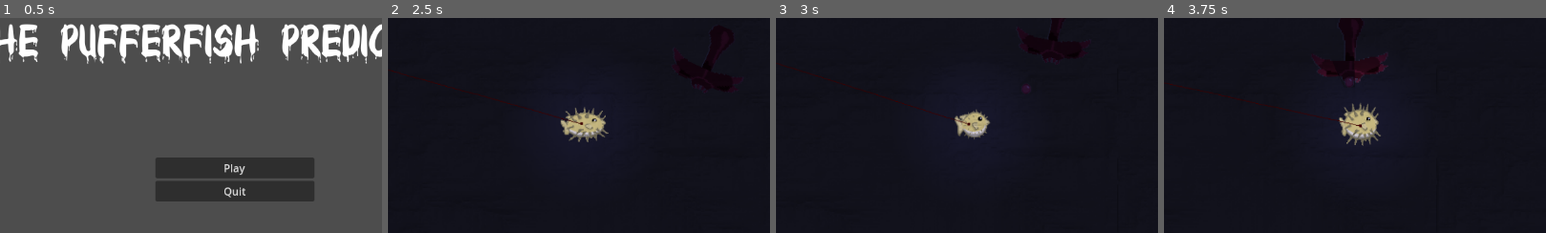
Above: before the commit, frames 1-4 (left to right).
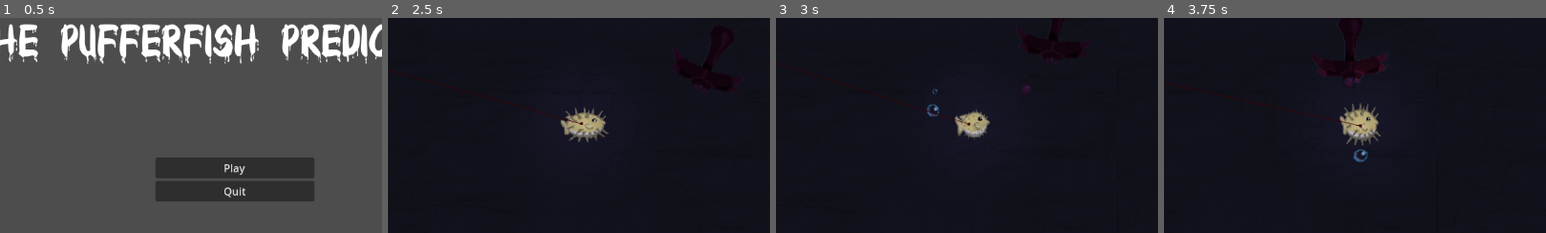
Above: after the commit, the same moments.

Repository: Chestrade/pixel-jam-2024
Game: Godot game, scene res://Scenes/main_menu.tscn
Two runs of this game, one before a commit and one after it. Both use one fixed random seed, a clock stepped at 60 frames per second and the inputs below.
Inputs (mouse positions are % of the whole screen's width and height, from its top left):
- Up to frame 1 (0.5 s): no input
- Up to frame 2 (2.5 s): click "Play" at 0.5 s; move the mouse to (72, 45) at 1.27 s; hold Right (swim_right) 1.28-2.03 s; hold Space (inflate) 1.28-2.03 s; move the mouse to (30, 55) at 2.02 s; hold Down (swim_down) from 2.03 s (still down); tap Shift (dash) at 2.1 s; tap Space (inflate) at 2.3 s
- Up to frame 3 (3 s): move the mouse to (60, 28) at 2.77 s; release Down (swim_down) at 2.78 s; hold Right (swim_right) from 2.78 s (still down); hold Space (inflate) from 2.78 s (still down)
- Up to frame 4 (3.75 s): move the mouse to (45, 70) at 3.52 s; release Right (swim_right) at 3.53 s; release Space (inflate) at 3.53 s; hold W (swim_up) from 3.53 s (still down); tap J at 3.6 s
The pictures show only the part of the screen within x 19-69%, y 18-68%; the shares and areas given below are measured in that part.

Frame 1 is identical in both runs. In frame 2, 0.1% of the frame differs, in the area x 45-57%, y 45-55%; in frame 3, 0.2%; in frame 4, 0.2%, in the area x 45-56%, y 44-68%.

Commit message:
Animated pufferfish default and chonked

Diff:
--- a/Characters/player_blowfish.tscn
+++ b/Characters/player_blowfish.tscn
@@ -1,31 +1,48 @@
-[gd_scene load_steps=15 format=3 uid="uid://ck4tc0l1gf463"]
+[gd_scene load_steps=20 format=3 uid="uid://ck4tc0l1gf463"]
 
 [ext_resource type="Script" path="res://Scripts/player_blowfish.gd" id="1_654n7"]
+[ext_resource type="Texture2D" uid="uid://dp7876b0t2c1m" path="res://Art/Tiles and Sprites/Animation Sprites/Puffed1.png" id="2_b7d4x"]
 [ext_resource type="Texture2D" uid="uid://c4jfw30osa1hr" path="res://Art/Tiles and Sprites/blowfish.png" id="2_kml3h"]
-[ext_resource type="Texture2D" uid="uid://ukumuf5r04xv" path="res://Art/Tiles and Sprites/puffed_up_2.png" id="2_nuj23"]
+[ext_resource type="Texture2D" uid="uid://bra44wgsgm2na" path="res://Art/Tiles and Sprites/Animation Sprites/Puffed2.png" id="3_addix"]
 [ext_resource type="AudioStream" uid="uid://bami2vxpola25" path="res://Audio/SFX/inflate.ogg" id="4_fsfm3"]
 [ext_resource type="AudioStream" uid="uid://dq7725coclxi5" path="res://Audio/SFX/Water_Underwater_splash_01.ogg" id="4_hm0gf"]
 [ext_resource type="AudioStream" uid="uid://b1j1gbdtkocpv" path="res://Audio/SFX/Water_Underwater_splash_02.ogg" id="5_r3m2q"]
+[ext_resource type="Texture2D" uid="uid://djxukq0fv2rw0" path="res://Art/Tiles and Sprites/Animation Sprites/AnimPuff1.png" id="5_ryxrm"]
+[ext_resource type="Texture2D" uid="uid://lir31qyst3wb" path="res://Art/Tiles and Sprites/Animation Sprites/AnimPuff2.png" id="6_eva12"]
 [ext_resource type="AudioStream" uid="uid://bq3ev6blchqi5" path="res://Audio/SFX/Water_Underwater_splash_03.ogg" id="6_jeu1x"]
+[ext_resource type="Texture2D" uid="uid://dkgirf5arw1yw" path="res://Art/Tiles and Sprites/Animation Sprites/AnimPuff3.png" id="7_f62m8"]
 [ext_resource type="AudioStream" uid="uid://dvutvoyex3gve" path="res://Audio/SFX/Water_Underwater_splash_04.ogg" id="7_knawm"]
+[ext_resource type="PackedScene" uid="uid://ro8lxae0taoi" path="res://Scenes/bubbles.tscn" id="9_dd8cb"]
 
 [sub_resource type="SpriteFrames" id="SpriteFrames_wyglf"]
 animations = [{
 "frames": [{
 "duration": 1.0,
-"texture": ExtResource("2_nuj23")
+"texture": ExtResource("2_b7d4x")
+}, {
+"duration": 1.0,
+"texture": ExtResource("3_addix")
 }],
 "loop": true,
 "name": &"chonked",
-"speed": 5.0
+"speed": 7.0
 }, {
 "frames": [{
 "duration": 1.0,
 "texture": ExtResource("2_kml3h")
+}, {
+"duration": 1.0,
+"texture": ExtResource("5_ryxrm")
+}, {
+"duration": 1.0,
+"texture": ExtResource("6_eva12")
+}, {
+"duration": 1.0,
+"texture": ExtResource("7_f62m8")
 }],
 "loop": true,
 "name": &"default",
-"speed": 5.0
+"speed": 8.0
 }]
 
 [sub_resource type="CircleShape2D" id="CircleShape2D_5wixs"]
@@ -36,7 +53,6 @@
 height = 54.0
 
 [sub_resource type="Gradient" id="Gradient_je5f5"]
-offsets = PackedFloat32Array(0.26506, 1)
 colors = PackedColorArray(0.588235, 0.588235, 0.588235, 1, 0, 0, 0, 1)
 
 [sub_resource type="GradientTexture2D" id="GradientTexture2D_adhmc"]
@@ -61,7 +77,6 @@
 stream_3/weight = 1.0
 
 [node name="Player" type="CharacterBody2D" groups=["Player"]]
-light_mask = 15
 z_index = 3
 collision_layer = 2
 collision_mask = 7
@@ -75,7 +90,7 @@
 sprite_frames = SubResource("SpriteFrames_wyglf")
 
 [node name="CollisionShape2D" type="CollisionShape2D" parent="."]
-modulate = Color(0.196078, 0.196078, 0.196078, 1)
+visible = false
 position = Vector2(4, 0)
 shape = SubResource("CircleShape2D_5wixs")
 
@@ -95,6 +110,7 @@
 one_shot = true
 
 [node name="Trash Pickup Area" type="Area2D" parent="." groups=["Player"]]
+visible = false
 collision_layer = 2
 collision_mask = 8
 
@@ -106,7 +122,6 @@
 current = true
 
 [node name="PointLight2D" type="PointLight2D" parent="."]
-modulate = Color(0.392157, 0.392157, 0.392157, 1)
 light_mask = 15
 range_item_cull_mask = 15
 shadow_enabled = true
@@ -123,4 +138,6 @@
 max_polyphony = 2
 bus = &"Player"
 
+[node name="Bubbles" parent="." instance=ExtResource("9_dd8cb")]
+
 [connection signal="timeout" from="SinkTimer" to="." method="_on_sink_timer_timeout"]
--- a/Scripts/player_blowfish.gd
+++ b/Scripts/player_blowfish.gd
@@ -20,6 +20,7 @@
 # Audio stuff
 @onready var splashSounds : AudioStreamPlayer2D = $"Node/Splash Sounds"
 @onready var inflateSounds : AudioStreamPlayer = $"Node/Inflate"
+@onready var _animated_sprite = $AnimatedSprite2D
 
 func _ready() -> void:
 	screen_size = get_viewport_rect().size
@@ -78,6 +79,7 @@
 	   !Input.is_action_pressed("swim_left") and \
 	   !Input.is_action_pressed("swim_right"):
 		is_move_input_received = false
+		_animated_sprite.play("default")
 
 		if $SinkTimer.is_stopped():
 			$SinkTimer.start()
@@ -90,6 +92,7 @@
 	if Input.is_action_pressed("inflate") and $AnimatedSprite2D.animation == "default" and \
 	   $InflationCooldown.is_stopped():
 		$AnimatedSprite2D.animation = "chonked"
+		_animated_sprite.play("chonked")
 		$InflationCooldown.start()
 		chonkiness = 0.5
 		inflateSounds.play()
Binary file added: Art/Tiles and Sprites/Animation Sprites/AnimPuff1.png
Not shown, added: Art/Tiles and Sprites/Animation Sprites/AnimPuff1.png.import
Binary file added: Art/Tiles and Sprites/Animation Sprites/AnimPuff2.png
Not shown, added: Art/Tiles and Sprites/Animation Sprites/AnimPuff2.png.import
Binary file added: Art/Tiles and Sprites/Animation Sprites/AnimPuff3.png
Not shown, added: Art/Tiles and Sprites/Animation Sprites/AnimPuff3.png.import
Binary file added: Art/Tiles and Sprites/Animation Sprites/Puffed1.png
Not shown, added: Art/Tiles and Sprites/Animation Sprites/Puffed1.png.import
Binary file added: Art/Tiles and Sprites/Animation Sprites/Puffed2.png
Not shown, added: Art/Tiles and Sprites/Animation Sprites/Puffed2.png.import
